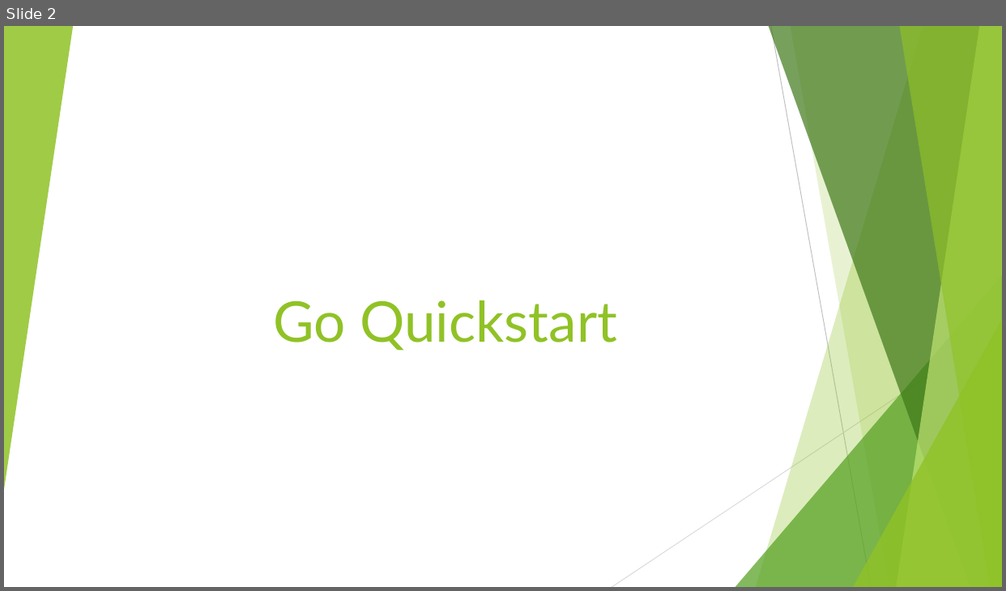
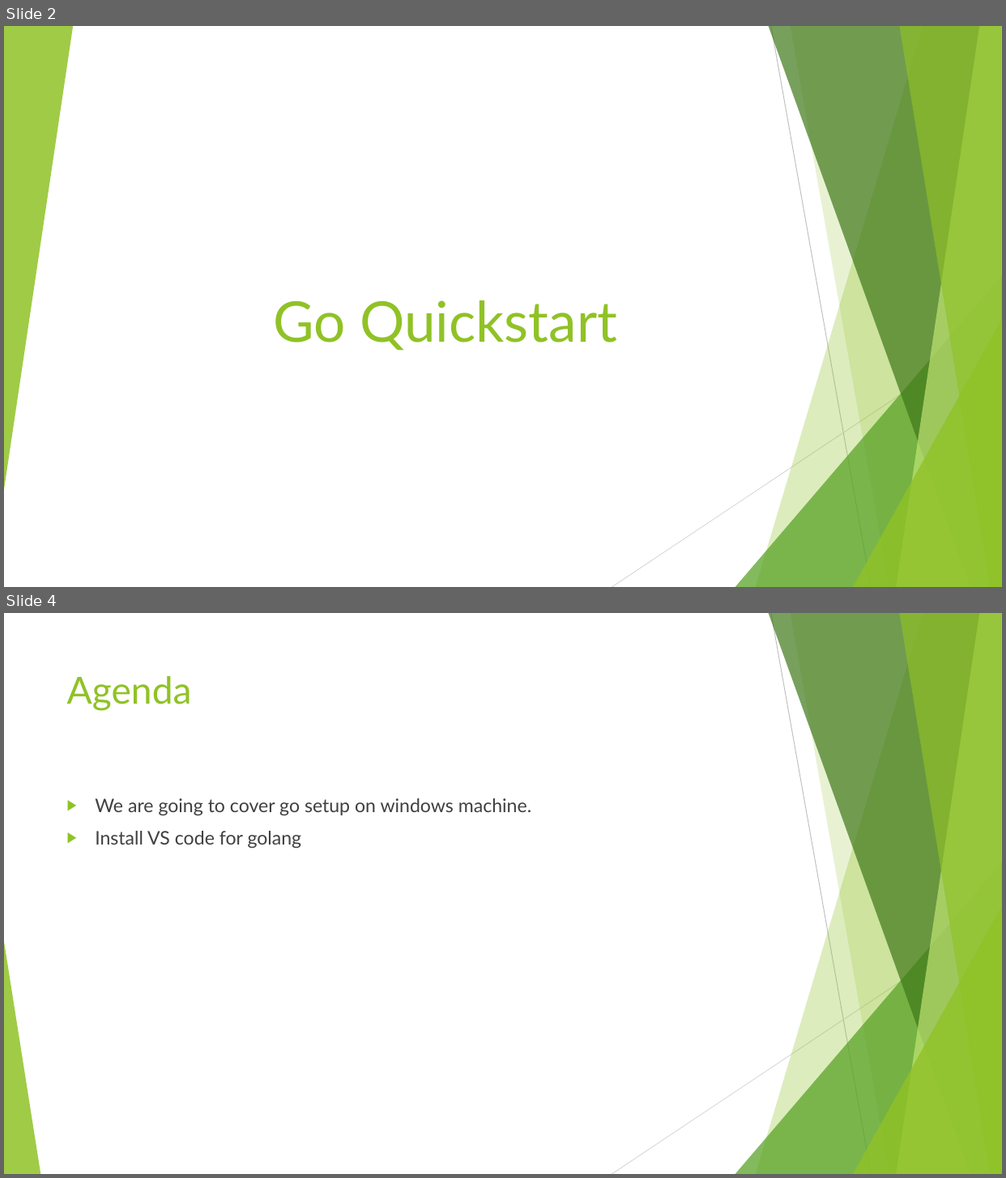
Before and after one commit to vivekdubeydeveloper/goquickstart, a slide deck: goquickstart.pptx. Shown one above the other, each under a label of ours: slide 2 before the commit, slides 2 and 4 after it; the slides between them are not shown. The pictures are 1006x591 and 1006x1178 pixels, drawn with LibreOffice and Linux fonts; fonts in the diff are those of the drawing. Boxes give left, top, right and bottom in pixels: in the first picture for what was removed or moved away, otherwise in the second. Text is boxed around its words. In the diff, an @@ line names an element or a change of style, - is before the commit and + after.

```diff
--- a/goquickstart.pptx
+++ b/goquickstart.pptx
@@ slide 4 added at [4, 613, 1002, 1174], background #FFFFFF; not listed: 9 template elements that a slide beside it also shows @@
@@ title added at [67, 676, 192, 711], 36 pt, text #90C226 @@
+Agenda
@@ text added at [95, 798, 531, 848], 18 pt, text #404040 @@
+▶ We are going to cover go setup on windows machine.
+▶ Install VS code for golang
@@ triangle added at [4, 942, 40, 1174], fill #90C226 at 85% opacity @@
```
Also in this commit, not shown: 2 slides changed, 4 other slides added, 3 other files.
